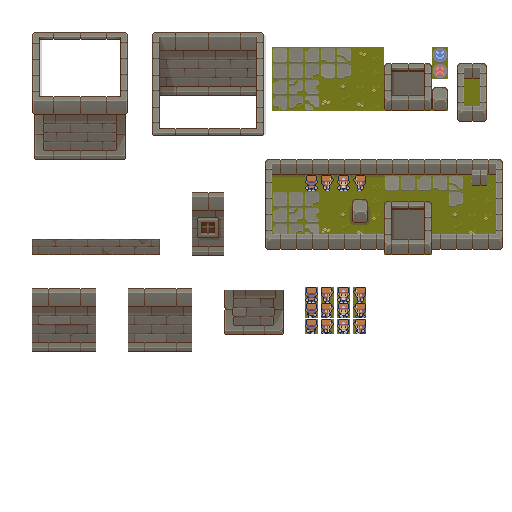
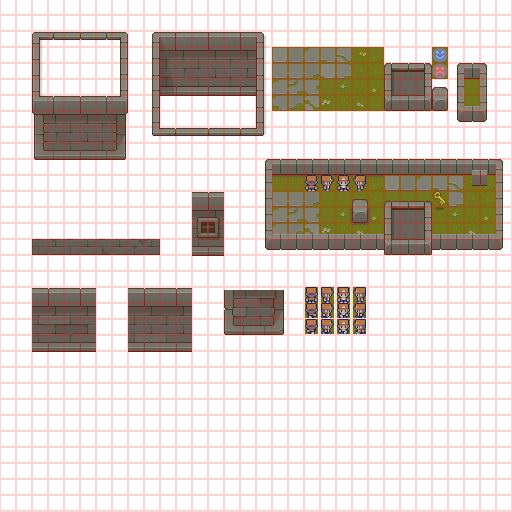
Layers edited between the first and the second (512, 512) image:
showed "moneda" over [0, 0, 512, 512]
painted on "TX Tileset Wall.png" over [433, 191, 446, 210]
